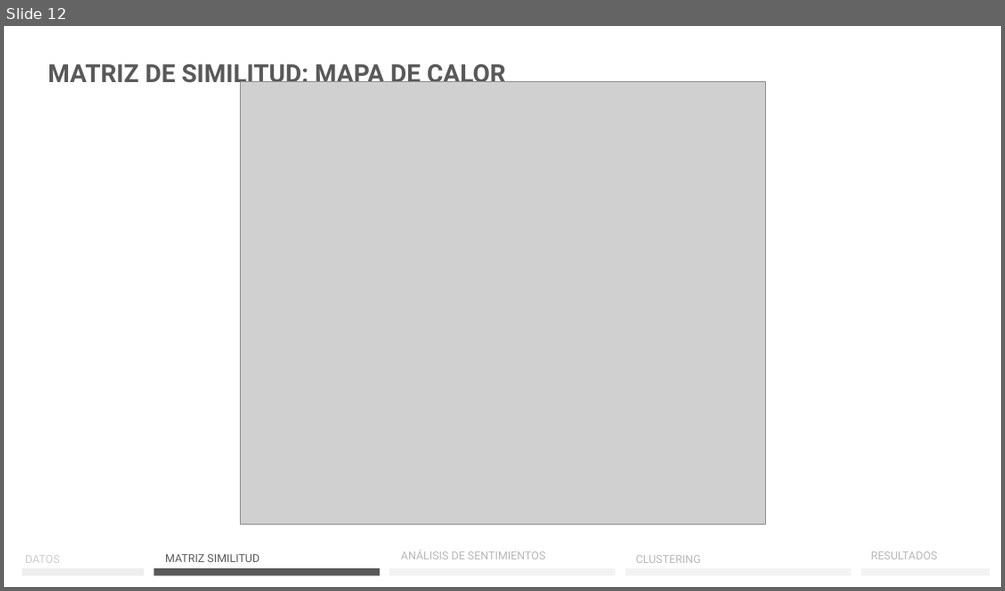
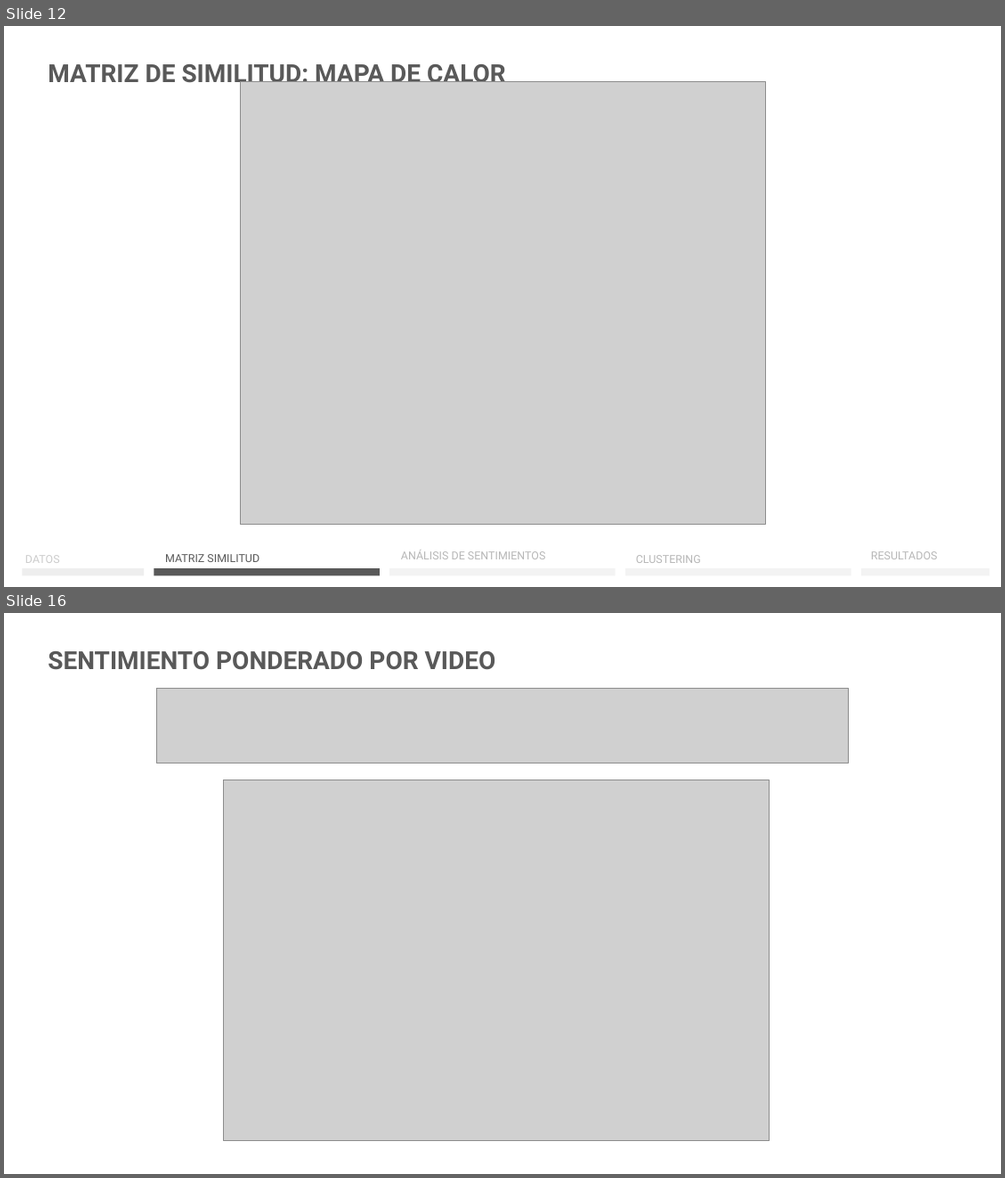
Before and after one commit to ivanseldas/Sentiment-Driven-Video-Recommendations, a slide deck: presentation/Sentiment-Driven Video Recommendations .odp. Shown one above the other, each under a label of ours: slide 12 before the commit, slides 12 and 16 after it; the slides between them are not shown. The pictures are 1005x591 and 1005x1178 pixels, drawn with LibreOffice and Linux fonts; fonts in the diff are those of the drawing; grey boxes stand for pictures. Boxes give left, top, right and bottom in pixels: in the first picture for what was removed or moved away, otherwise in the second. Text is boxed around its words. In the diff, an @@ line names an element or a change of style, - is before the commit and + after.

```diff
--- a/presentation/Sentiment-Driven Video Recommendations .odp
+++ b/presentation/Sentiment-Driven Video Recommendations .odp
@@ slide 16 added at (4, 613, 1001, 1174), background #FFFFFF @@
@@ title added at (48, 651, 496, 670), 18 pt, text #595959, bold @@
+SENTIMIENTO PONDERADO POR VIDEO
@@ picture added at (156, 688, 849, 763) @@
@@ picture added at (223, 779, 769, 1140) @@
```
Also in this commit, not shown: 5 slides changed, 7 other slides added, 3 slides removed, 4 other files.
